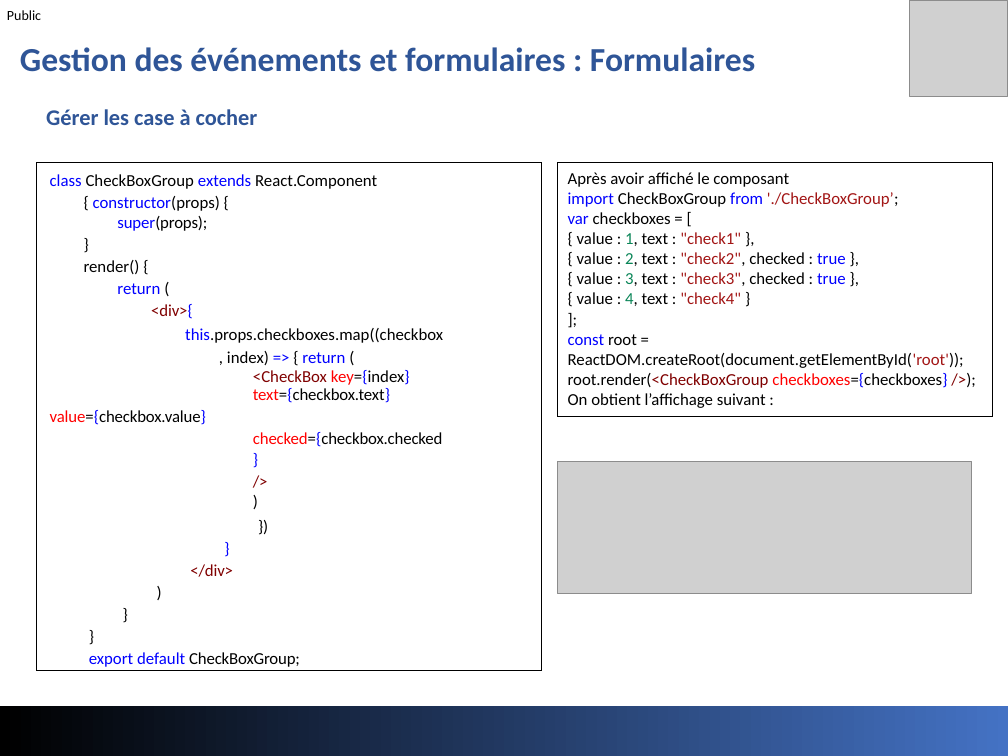
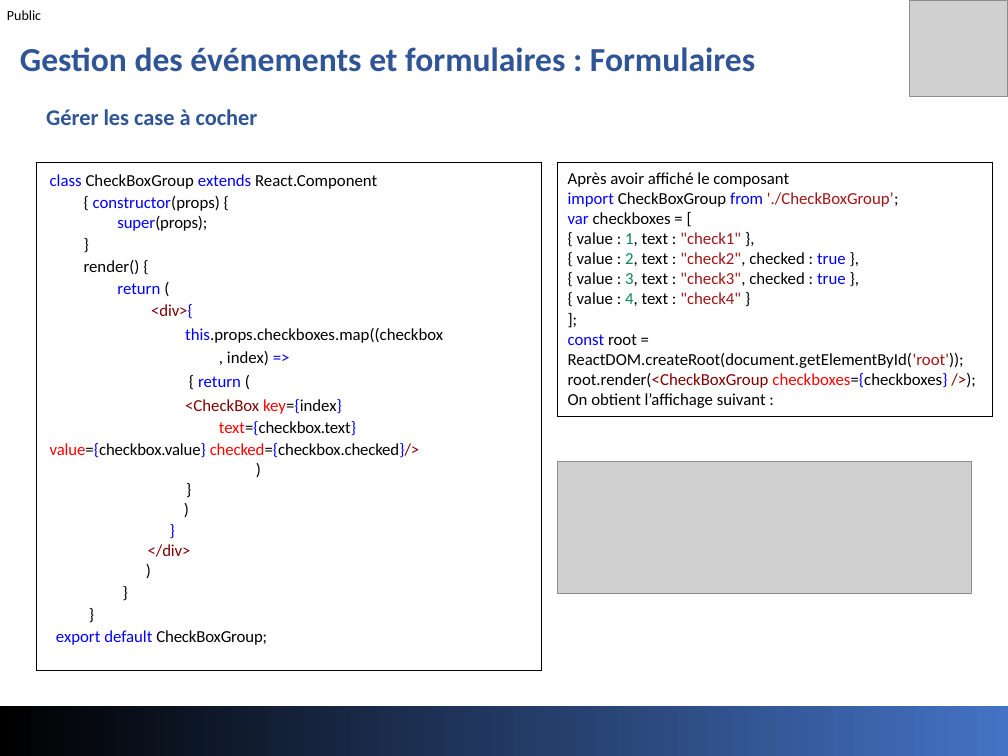
Before and after one commit to jeouit/REACT, a slide deck: slide 80 of Formation Front-V1-4.pptx (slide 81 before the commit). Drawn at 1008x756 pixels with LibreOffice and Linux fonts; fonts in the diff are those of the drawing; grey boxes stand for pictures. Boxes give left, top, right and bottom in pixels: in the first picture for what was removed or moved away, otherwise in the second. Text is boxed around its words. In the diff, an @@ line names an element or a change of style, - is before the commit and + after.

```diff
--- a/Formation Front-V1-4.pptx
+++ b/Formation Front-V1-4.pptx
@@ text in rectangle at <box>36,162,541,670</box>: text changed @@
-})
+}
+)
@@ text in rectangle at <box>185,328,443,387</box>: text changed @@
-this.props.checkboxes.map((checkbox, index) => { return (
+this.props.checkboxes.map((checkbox, index) =>
+{ return (
@@ text in rectangle at <box>56,399,356,645</box>: indent changed; line spacing 12.8pt to 1.1; less space between paragraphs @@
@@ text in rectangle at <box>50,443,419,458</box>: text changed @@
-value={checkbox.value}
-checked={checkbox.checked}
-/>
+value={checkbox.value} checked={checkbox.checked}/>
```
Also in this commit, not shown: 8 other slides changed, 8 slides added, 7 slides removed.
